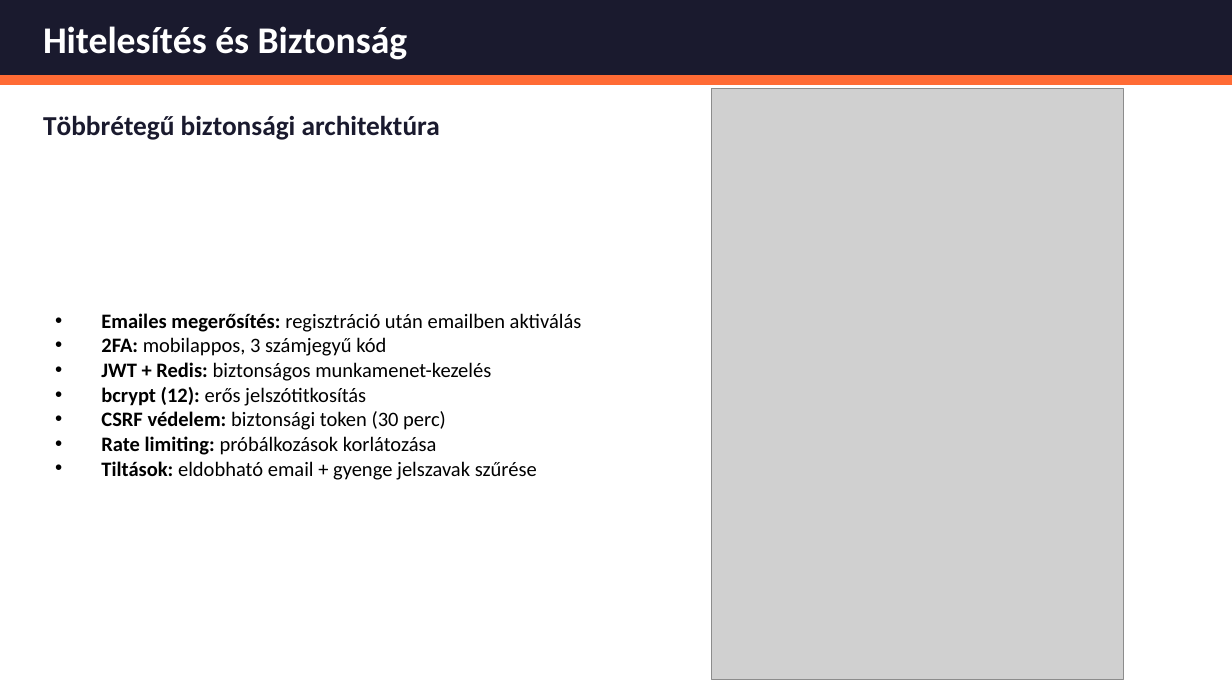
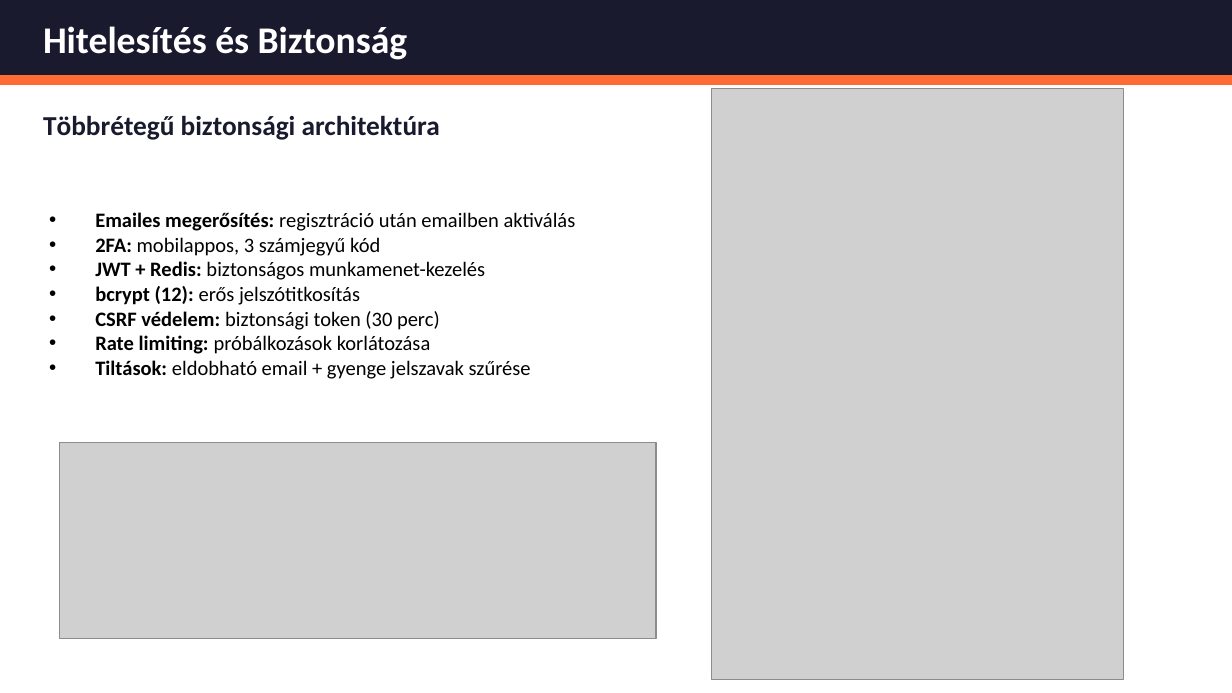
Before and after one commit to bivorzk/iskolaprojekt, a slide deck: slide 16 of SnapTray.pptx. Drawn at 1232x693 pixels with LibreOffice and Linux fonts; fonts in the diff are those of the drawing; grey boxes stand for pictures. Boxes give left, top, right and bottom in pixels: in the first picture for what was removed or moved away, otherwise in the second. Text is boxed around its words. In the diff, an @@ line names an element or a change of style, - is before the commit and + after.

```diff
--- a/SnapTray.pptx
+++ b/SnapTray.pptx
@@ text "Emailes megerősítés: regisztráció után emailben ...": place and size @@
-text "Emailes megerősítés: regisztráció után emailben ..." at box(101, 313, 582, 480)
+text "Emailes megerősítés: regisztráció után emailben ..." at box(95, 212, 576, 379)
@@ picture added at box(59, 442, 655, 638) @@
```
Also in this commit, not shown: 3 other slides changed.
